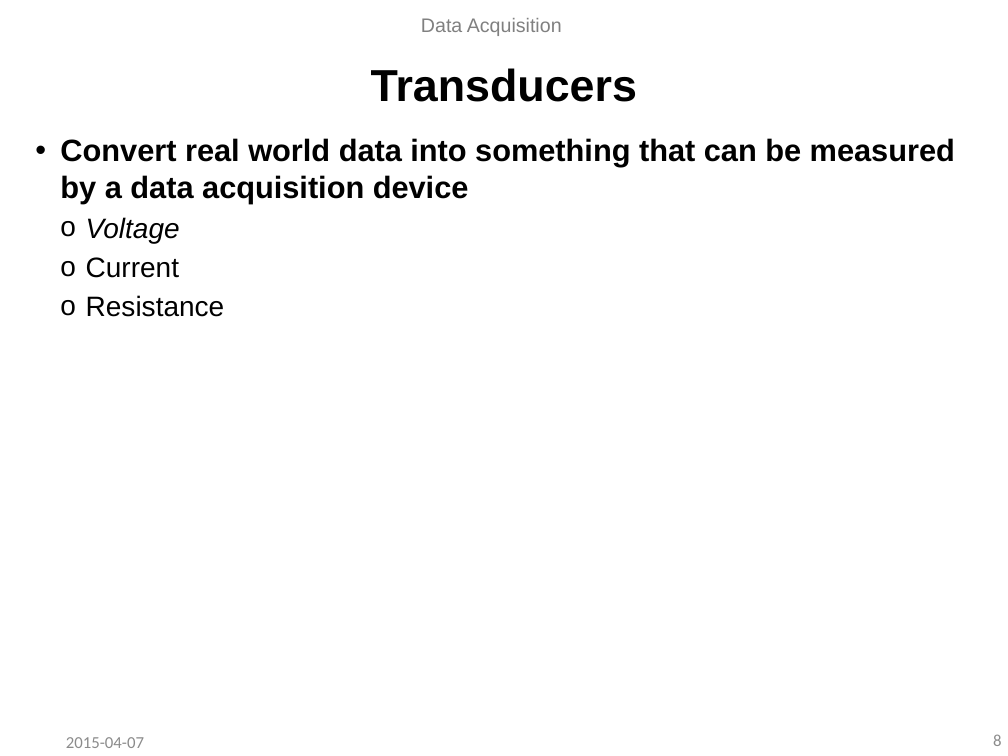
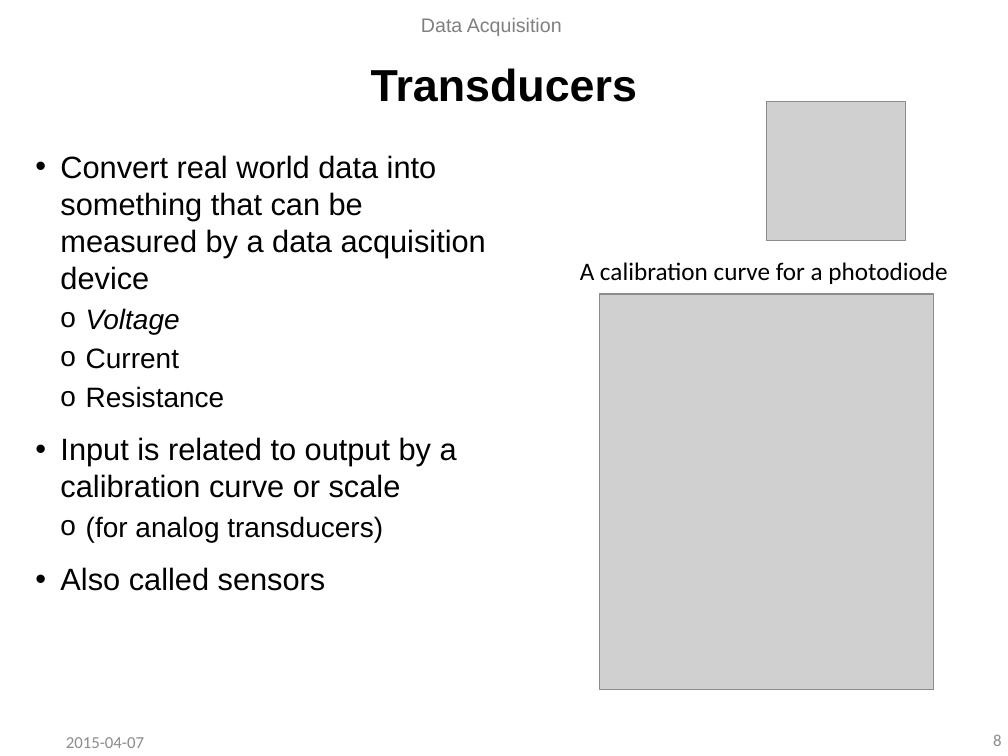
Before and after one commit to ddhanraj/ddhanraj, a slide deck: slide 8 of slides/DAQ.pptx. Drawn at 1008x756 pixels with LibreOffice and Linux fonts; fonts in the diff are those of the drawing; grey boxes stand for pictures; background and template pictures are left out. Boxes give left, top, right and bottom in pixels: in the first picture for what was removed or moved away, otherwise in the second. Text is boxed around its words. In the diff, an @@ line names an element or a change of style, - is before the commit and + after.

```diff
--- a/slides/DAQ.pptx
+++ b/slides/DAQ.pptx
@@ picture added at box(766, 102, 905, 241) @@
@@ text "Convert real world data into ...": place and size @@
-text "Convert real world data into ..." at box(60, 138, 955, 317)
+text "Convert real world data into ..." at box(60, 155, 486, 591)
@@ text at box(60, 155, 486, 290): bold off in "Convert real world data into something that ..." @@
@@ text added at box(580, 262, 947, 284), 18 pt, text #000000 @@
+A calibration curve for a photodiode
@@ picture added at box(600, 294, 933, 690) @@
@@ text at box(60, 437, 457, 591): paragraphs added @@
+• Input is related to output by a calibration curve or scale
+  o (for analog transducers)
+• Also called sensors
```
Also in this commit, not shown: 5 other slides changed, 12 slides added, 3 other files.
